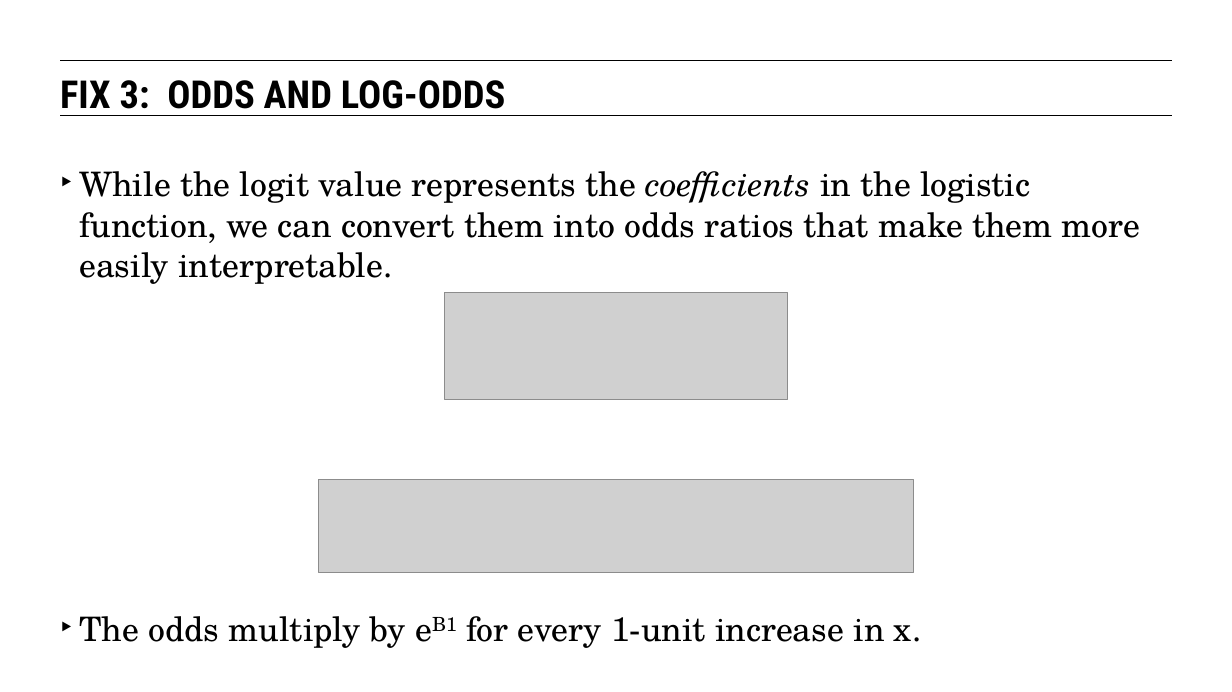
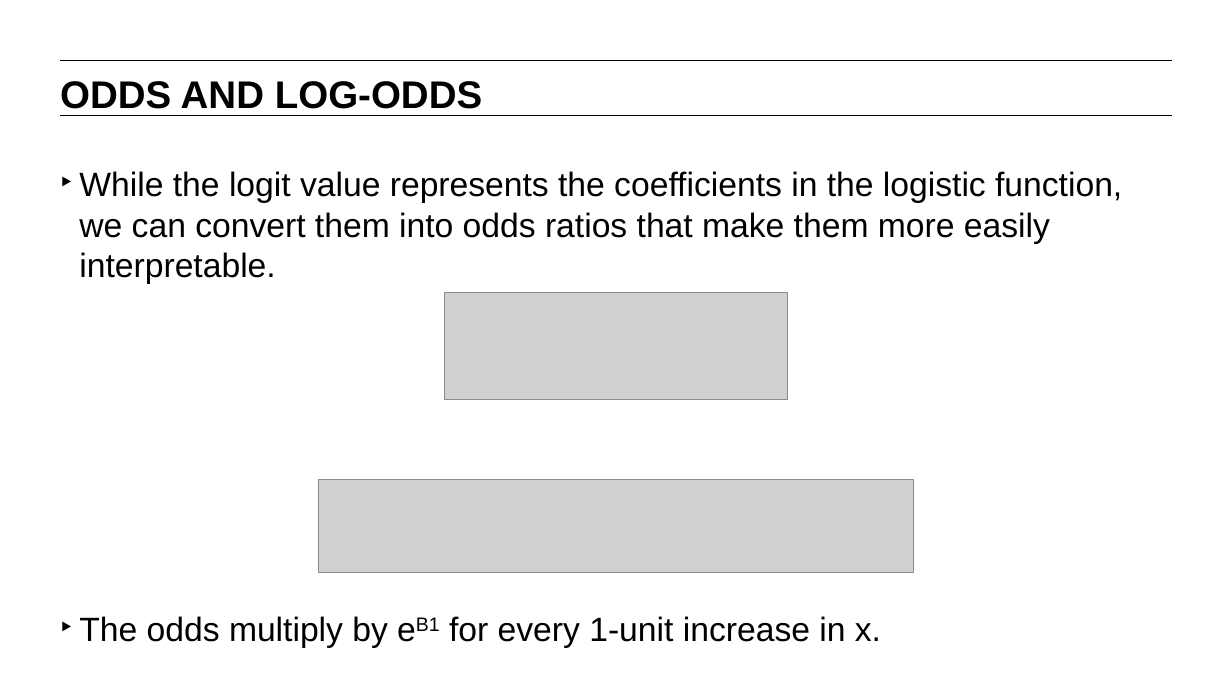
Before and after one commit to JamiesHQ/GA-MyDSRepo, a slide deck: slide 22 of lesson-9/09-intro-to-logistic-regression.pptx (slide 28 before the commit). Drawn at 1232x692 pixels with LibreOffice and Linux fonts; fonts in the diff are those of the drawing; grey boxes stand for pictures. Boxes give left, top, right and bottom in pixels: in the first picture for what was removed or moved away, otherwise in the second. Text is boxed around its words. In the diff, an @@ line names an element or a change of style, - is before the commit and + after.

```diff
--- a/lesson-9/09-intro-to-logistic-regression.pptx
+++ b/lesson-9/09-intro-to-logistic-regression.pptx
@@ text at (x1=60, y1=81, x2=482, y2=109): text changed; font Roboto Condensed to Arial @@
-FIX 3: ODDS AND LOG-ODDS
+ODDS AND LOG-ODDS
@@ text "While the logit value represents ..." at (x1=79, y1=171, x2=1122, y2=648): font TeX Gyre Schola to Arial; italic off in "coefficients" @@
```
Also in this commit, not shown: 46 other slides changed, 8 slides added, 21 slides removed, 39 other files.
